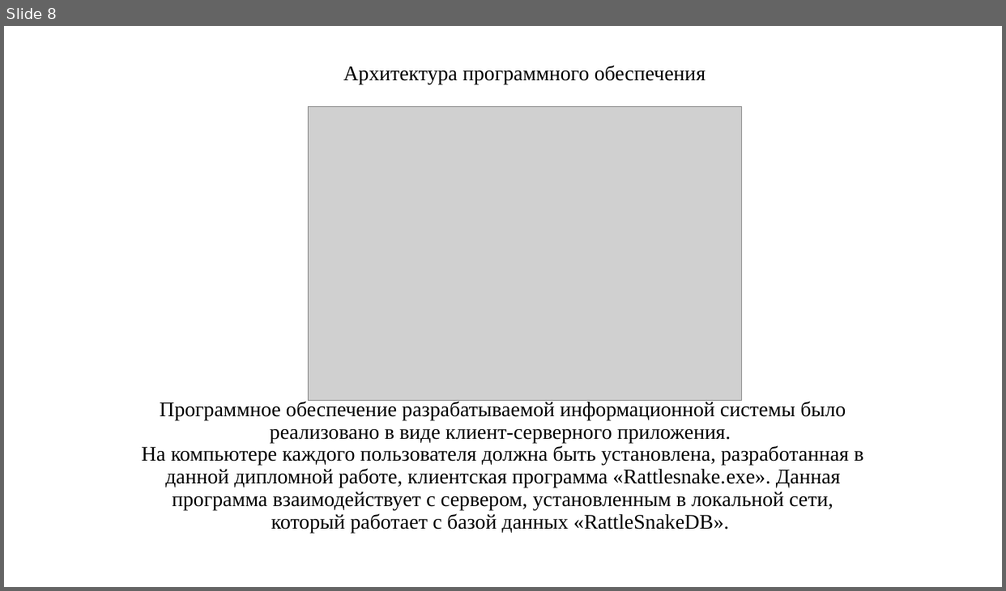
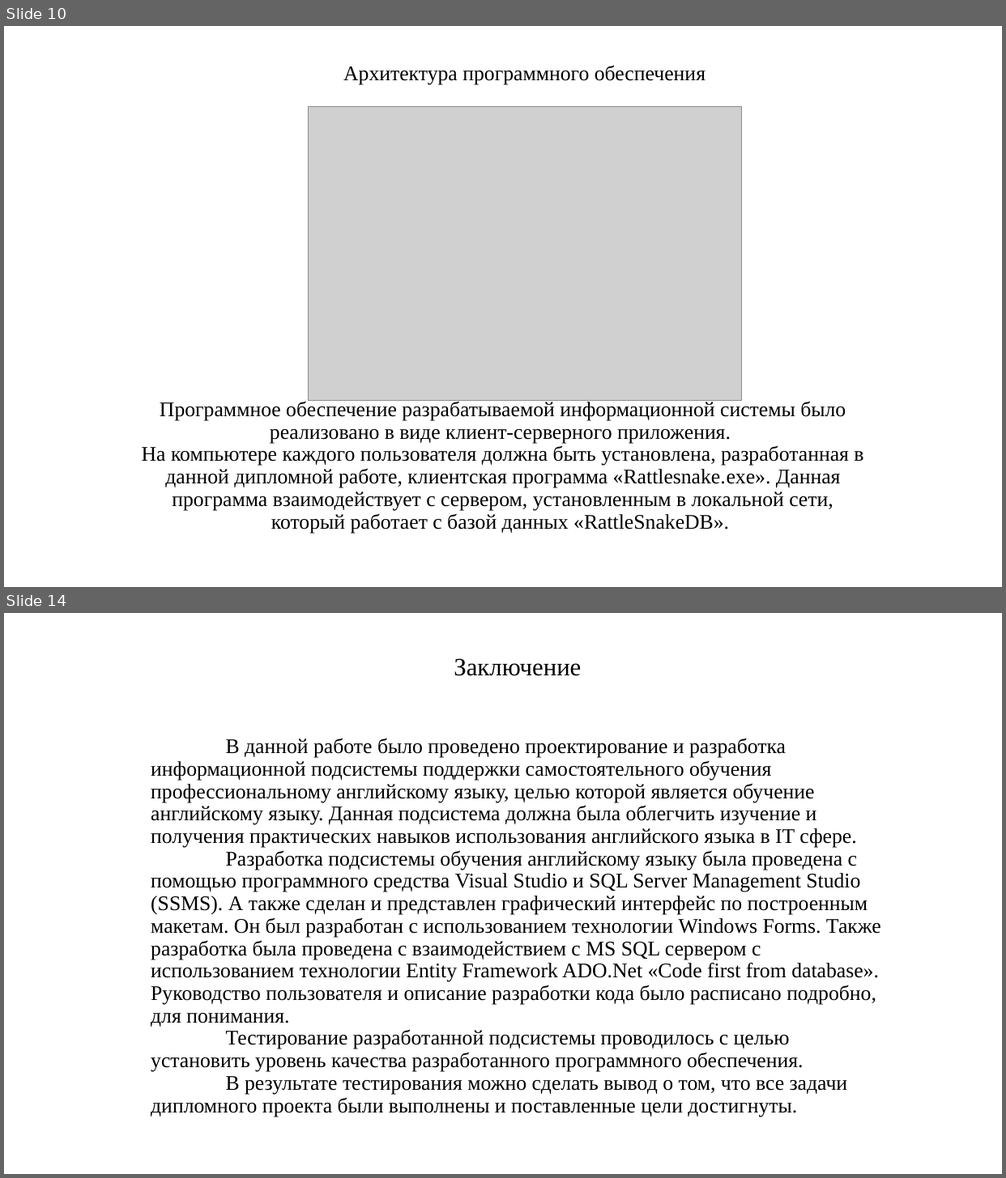
Before and after one commit to notcrimson/diploma, a slide deck: Презентация для защиты.pptx. Shown one above the other, each under a label of ours: slide 8 before the commit, slides 10 and 14 after it; the slides between them are not shown. The pictures are 1006x591 and 1006x1178 pixels, drawn with LibreOffice and Linux fonts; fonts in the diff are those of the drawing; grey boxes stand for pictures. Boxes give left, top, right and bottom in pixels: in the first picture for what was removed or moved away, otherwise in the second. Text is boxed around its words. In the diff, an @@ line names an element or a change of style, - is before the commit and + after.

```diff
--- a/Презентация для защиты.pptx
+++ b/Презентация для защиты.pptx
@@ slide 14 added at [4, 613, 1002, 1174], background #FFFFFF @@
@@ subtitle added at [454, 658, 581, 676], 24 pt, text #000000 @@
+Заключение
@@ title added at [151, 738, 881, 1117], 20 pt, text #000000 @@
+В данной работе было проведено проектирование и разработка информационной подсистемы поддержки самостоятельного обучения профессиональному английскому языку, целью которой является обучение английскому языку. Данная подсистема должна была облегчить изучение и получения практических навыков использования английского языка в IT сфере.
+Разработка подсистемы обучения английскому языку была проведена с помощью программного средства Visual Studio и SQL Server Management Studio (SSMS). А также сделан и представлен графический интерфейс по построенным макетам. Он был разработан с использованием технологии Windows Forms. Также разработка была проведена с взаимодействием с MS SQL сервером с использованием технологии Entity Framework ADO.Net «Code first from database». Руководство пользователя и описание разработки кода было расписано подробно, для понимания.
+Тестирование разработанной подсистемы проводилось с целью установить уровень качества разработанного программного обеспечения.
+В результате тестирования можно сделать вывод о том, что все задачи дипломного проекта были выполнены и поставленные цели достигнуты.
@@ what was slide 8 is now slide 10 @@
```
Also in this commit, not shown: 5 other slides added, 1 slide removed, 18 other files.
